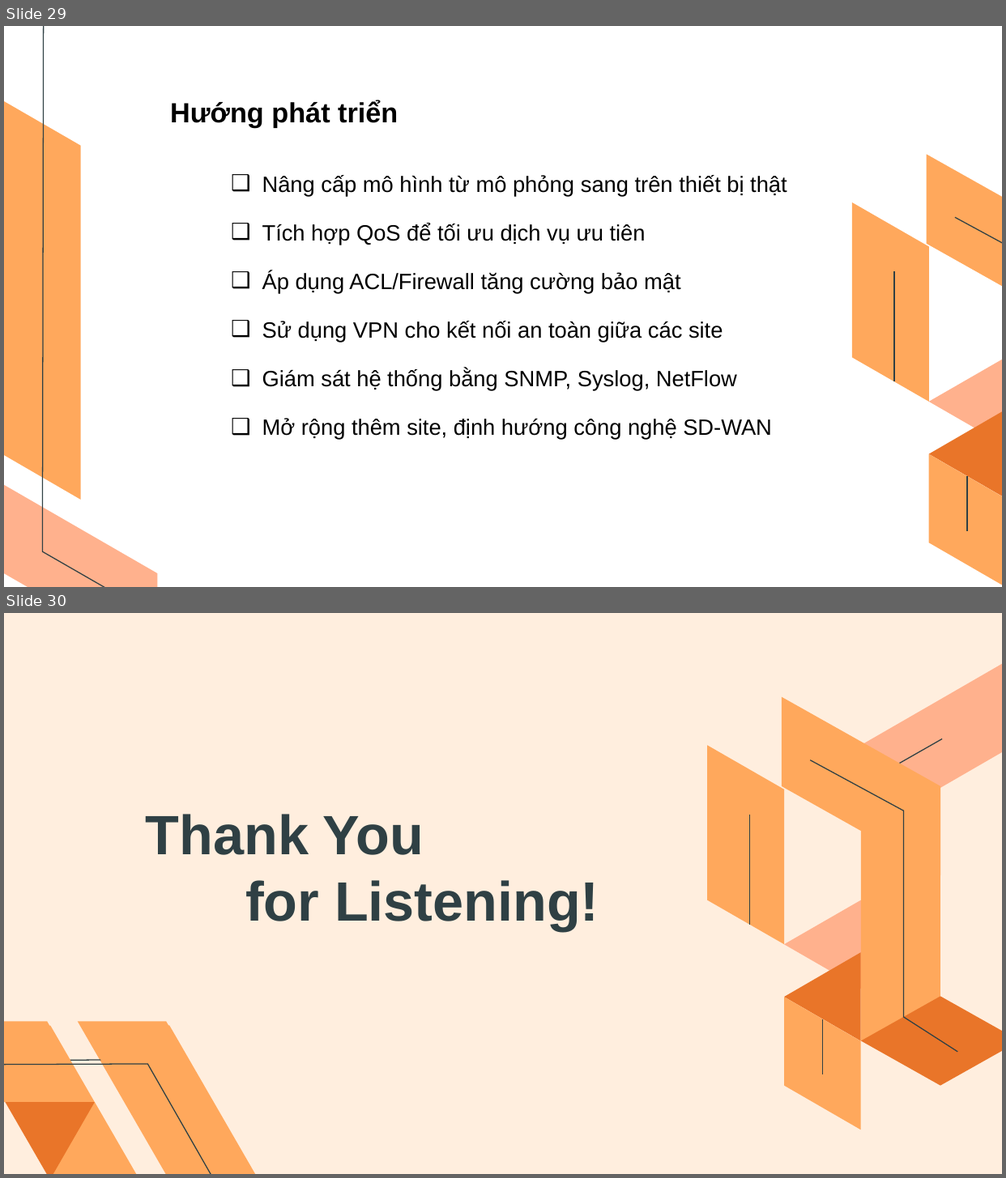
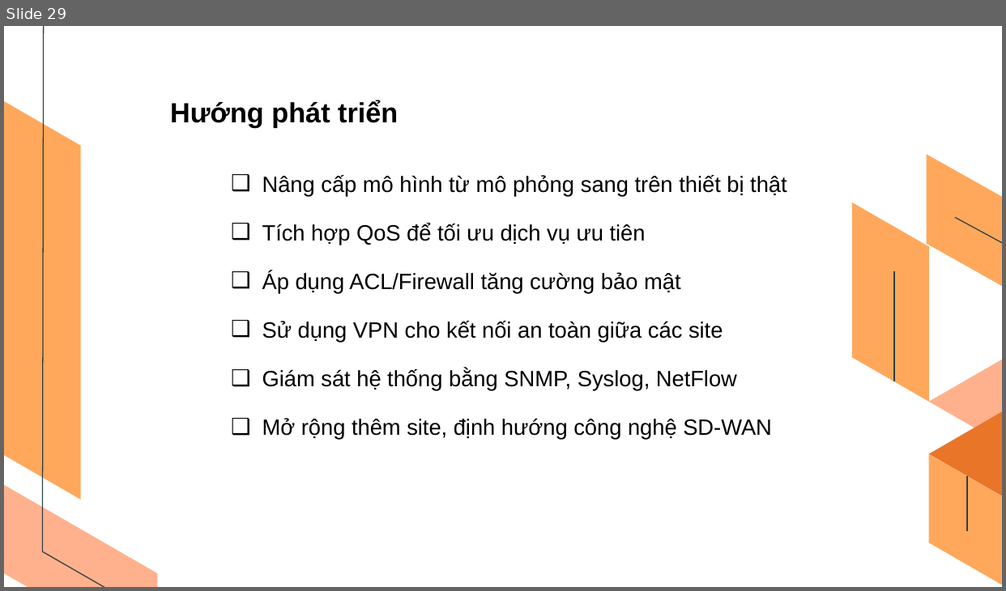
Before and after one commit to TrangThanhHieu/tn-da21ttb-110121023-trangthanhhieu-xaydungmohinhmangwanbaomattoiuuhieusuat-cpt, a slide deck: docs/110121023_TrangThanhHieu_Da21TTB.pptx. Shown one above the other, each under a label of ours: slides 29 and 30 before the commit, slide 29 after it. The pictures are 1006x1178 and 1006x591 pixels, drawn with LibreOffice and Linux fonts; fonts in the diff are those of the drawing. Boxes give left, top, right and bottom in pixels: in the first picture for what was removed or moved away, otherwise in the second. Text is boxed around its words. In the diff, an @@ line names an element or a change of style, - is before the commit and + after.

```diff
--- a/docs/110121023_TrangThanhHieu_Da21TTB.pptx
+++ b/docs/110121023_TrangThanhHieu_Da21TTB.pptx
@@ slide 30 removed at [4, 613, 1002, 1174], background #FFEEDE @@
@@ group removed at [708, 657, 1002, 1130]: 9 freeform shapes, 3 lines @@
@@ title removed at [146, 814, 599, 931] @@
-Thank You
-for Listening!
@@ group removed at [4, 944, 255, 1174]: 5 freeform shapes @@
@@ group removed at [4, 948, 258, 1174]: 5 freeform shapes @@
```
Also in this commit, not shown: 6 slides changed, 1 slide added, 4 other files.
